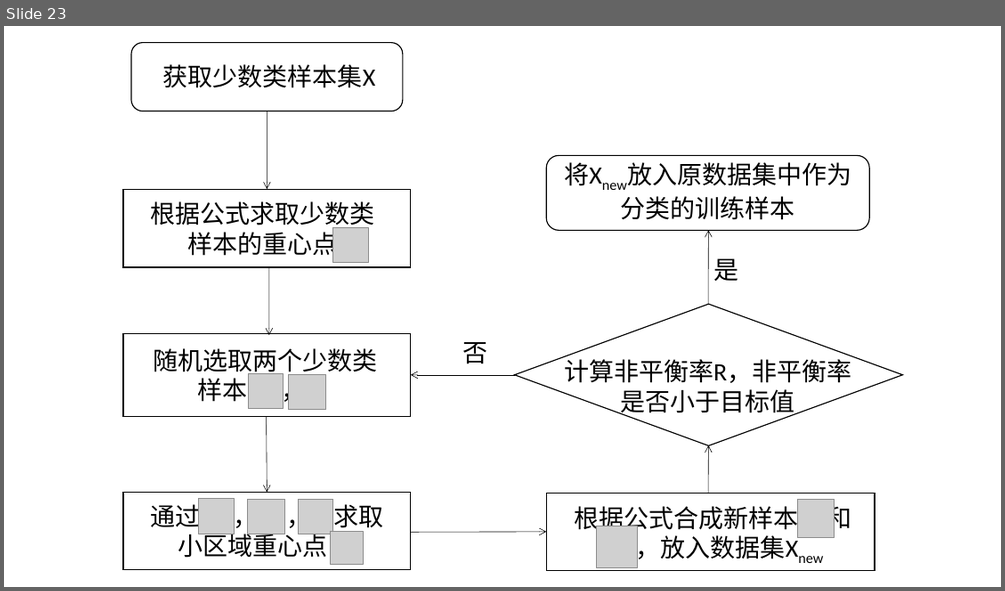
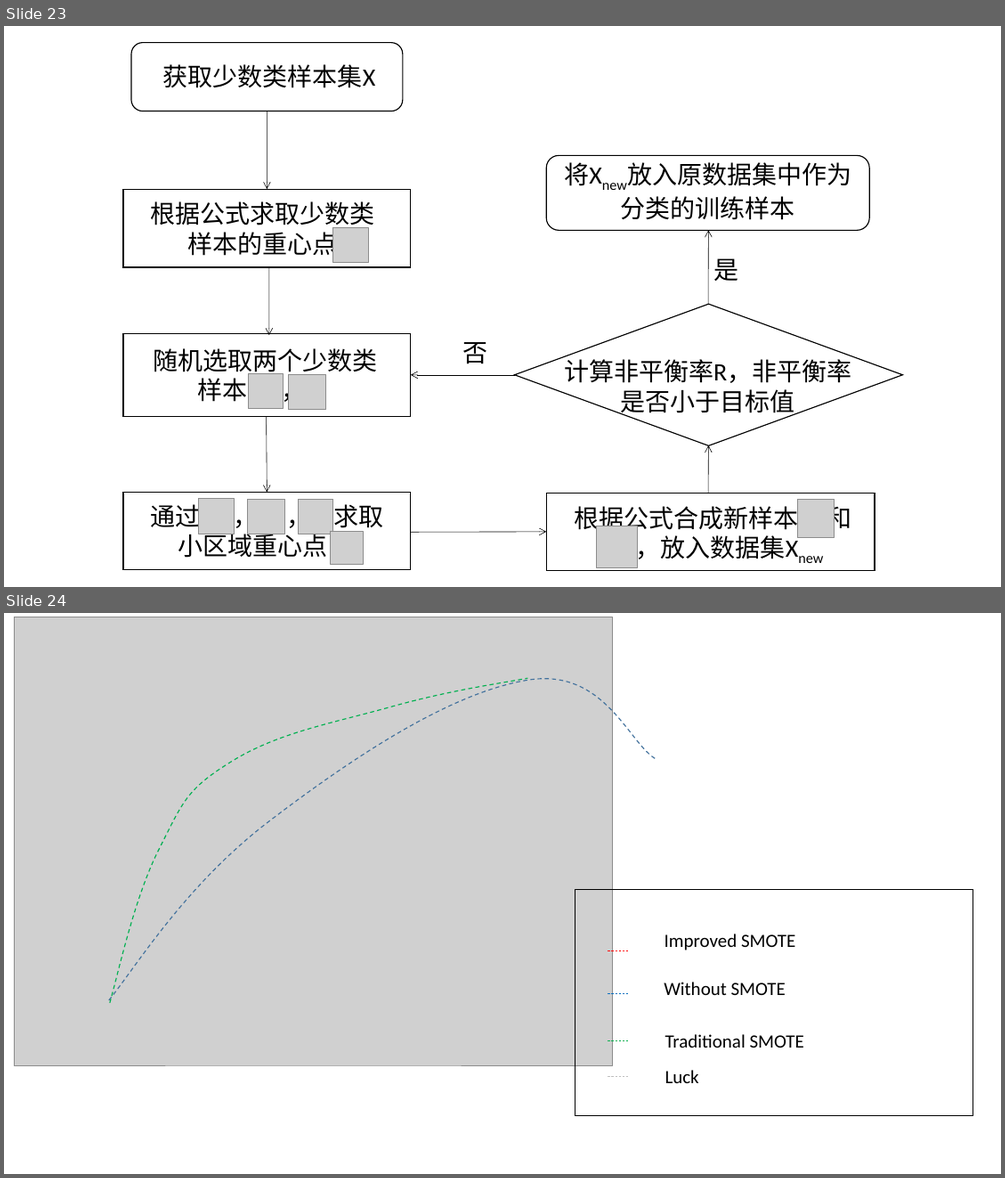
Before and after one commit to shinne/graduation, a slide deck: 毕设论文相关/我的相关/ppt/allPPT.pptx. Shown one above the other, each under a label of ours: slide 23 before the commit, slides 23 and 24 after it. The pictures are 1005x591 and 1005x1178 pixels, drawn with LibreOffice and Linux fonts; fonts in the diff are those of the drawing; grey boxes stand for pictures. Boxes give left, top, right and bottom in pixels: in the first picture for what was removed or moved away, otherwise in the second. Text is boxed around its words. In the diff, an @@ line names an element or a change of style, - is before the commit and + after.

```diff
--- a/毕设论文相关/我的相关/ppt/allPPT.pptx
+++ b/毕设论文相关/我的相关/ppt/allPPT.pptx
@@ slide 24 added at bbox=[4, 613, 1001, 1174], background #FFFFFF @@
@@ picture added at bbox=[14, 617, 612, 1065] @@
@@ freeform shape added at bbox=[109, 679, 657, 1000], outline #43739E 1 pt dashed @@
@@ freeform shape added at bbox=[109, 678, 527, 1003], outline #00B050 1 pt dashed @@
@@ group added at bbox=[575, 889, 973, 1115]: 4 lines, 4 texts, 1 rectangle @@
+Improved SMOTE
+Without SMOTE
+Traditional SMOTE
+Luck
```
Also in this commit, not shown: 1 other slide added, 11 other files.
